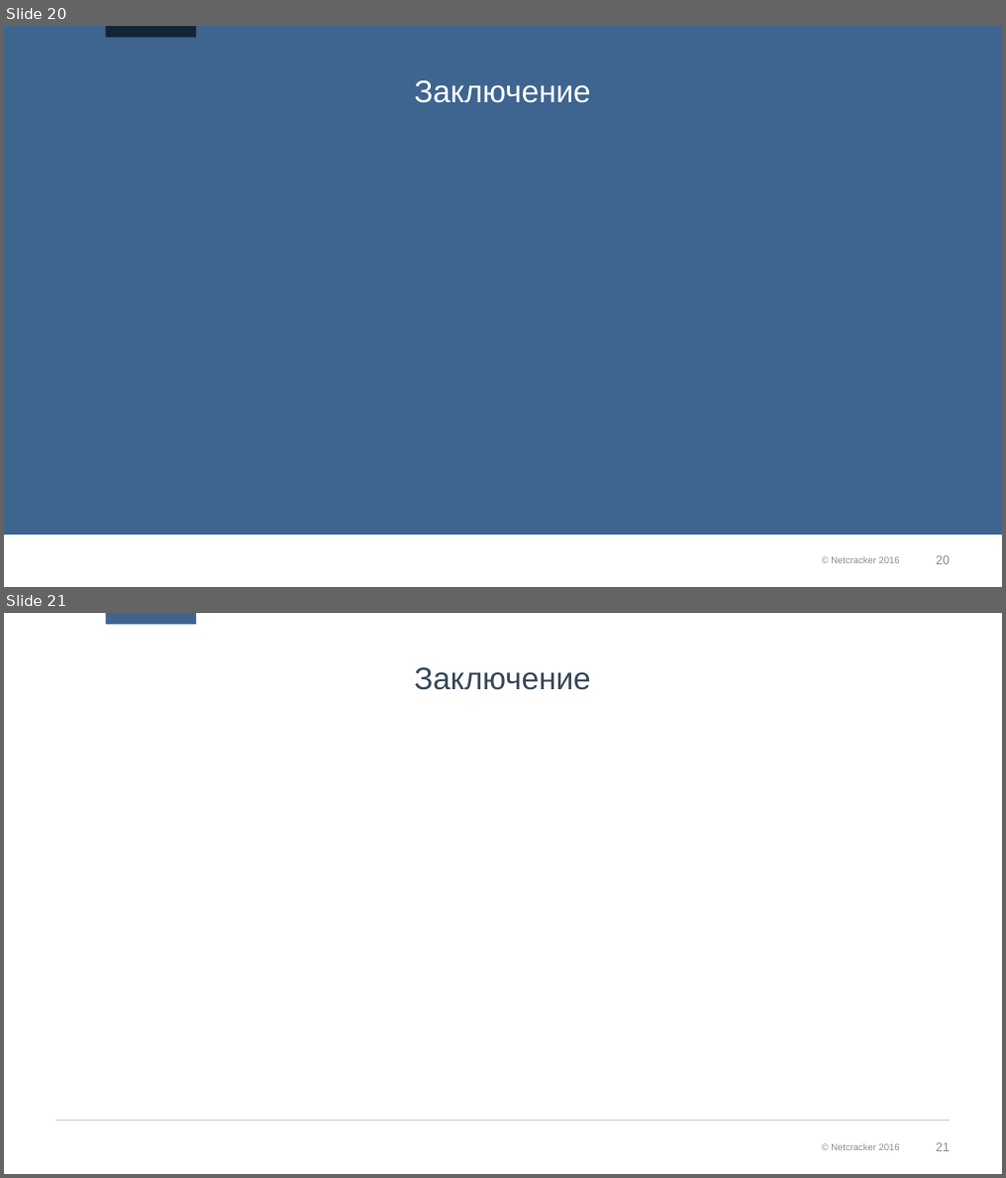
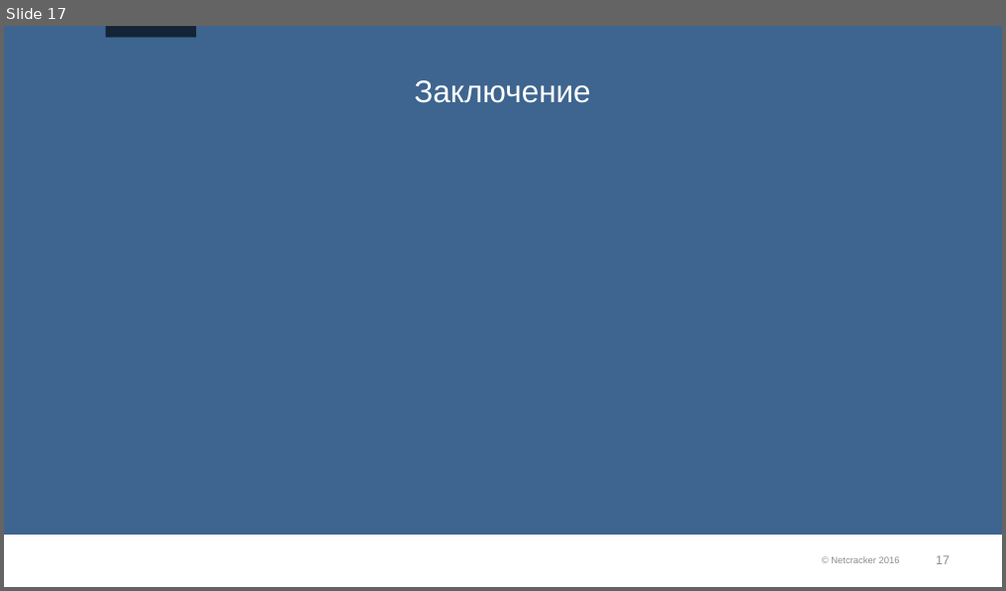
Before and after one commit to ncedu-tlt/2018-eaters-club, a slide deck: Eaters_Club_v0.1.pptx. Shown one above the other, each under a label of ours: slides 20 and 21 before the commit, slide 17 after it. The pictures are 1006x1178 and 1006x591 pixels, drawn with LibreOffice and Linux fonts; fonts in the diff are those of the drawing; background and template pictures are left out. Boxes give left, top, right and bottom in pixels: in the first picture for what was removed or moved away, otherwise in the second. Text is boxed around its words. In the diff, an @@ line names an element or a change of style, - is before the commit and + after.

```diff
--- a/Eaters_Club_v0.1.pptx
+++ b/Eaters_Club_v0.1.pptx
@@ slide 21 removed at (x1=4, y1=613, x2=1002, y2=1174), background #FFFFFF; not listed: 2 template elements that a slide beside it also shows @@
@@ rectangle removed at (x1=106, y1=613, x2=196, y2=624) @@
@@ title removed at (x1=414, y1=667, x2=590, y2=690) @@
-Заключение
@@ line removed from (55, 1121) to (950, 1121) @@
@@ what was slide 20 is now slide 17 @@
@@ page number at (x1=936, y1=556, x2=949, y2=565): text changed @@
-20
+17
```
Also in this commit, not shown: 4 slides changed, 1 slide added, 4 other slides removed.
